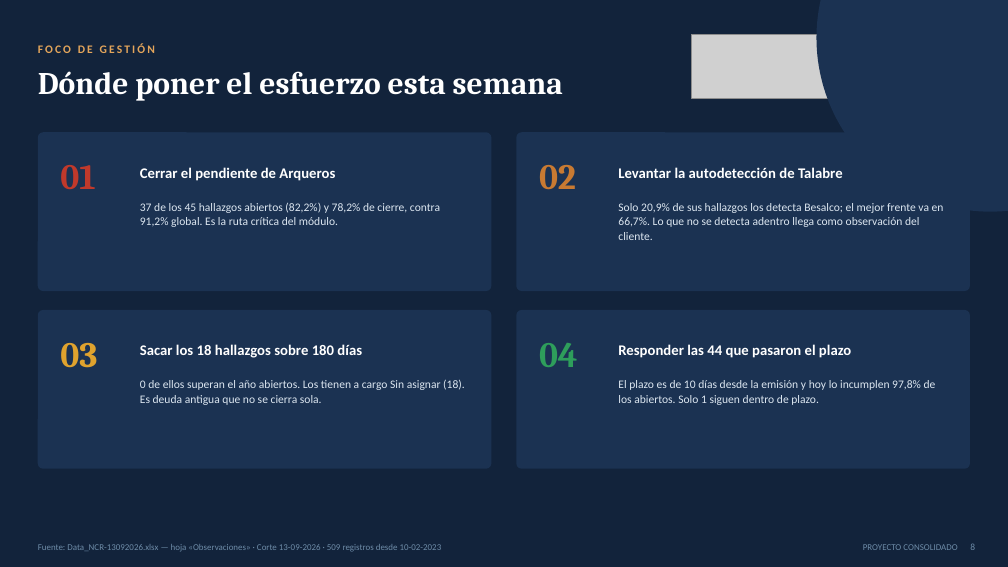
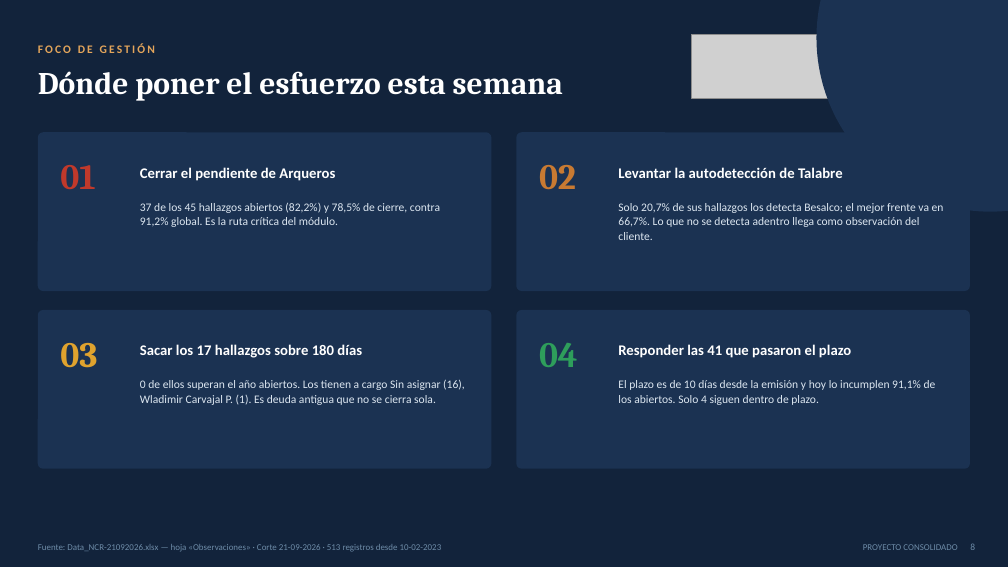
Before and after one commit to tdkvalex/Dashboard-HSEQ, a slide deck: slide 8 of modulo_nc/Panel_No_Conformidades.pptx. Drawn at 1008x567 pixels with LibreOffice and Linux fonts; fonts in the diff are those of the drawing; grey boxes stand for pictures. Boxes give left, top, right and bottom in pixels: in the first picture for what was removed or moved away, otherwise in the second. Text is boxed around its words. In the diff, an @@ line names an element or a change of style, - is before the commit and + after.

```diff
--- a/modulo_nc/Panel_No_Conformidades.pptx
+++ b/modulo_nc/Panel_No_Conformidades.pptx
@@ text at (140,203,440,227): text changed @@
-37 de los 45 hallazgos abiertos (82,2%) y 78,2% de cierre, contra 91,2% global. Es la ruta crítica del módulo.
+37 de los 45 hallazgos abiertos (82,2%) y 78,5% de cierre, contra 91,2% global. Es la ruta crítica del módulo.
@@ text at (618,203,944,240): text changed @@
-Solo 20,9% de sus hallazgos los detecta Besalco; el mejor frente va en 66,7%. Lo que no se detecta adentro llega como observación del cliente.
+Solo 20,7% de sus hallazgos los detecta Besalco; el mejor frente va en 66,7%. Lo que no se detecta adentro llega como observación del cliente.
@@ text at (140,344,362,358): text changed @@
-Sacar los 18 hallazgos sobre 180 días
+Sacar los 17 hallazgos sobre 180 días
@@ text at (618,344,851,358): text changed @@
-Responder las 44 que pasaron el plazo
+Responder las 41 que pasaron el plazo
@@ text at (140,380,465,405): text changed @@
-0 de ellos superan el año abiertos. Los tienen a cargo Sin asignar (18). Es deuda antigua que no se cierra sola.
+0 de ellos superan el año abiertos. Los tienen a cargo Sin asignar (16), Wladimir Carvajal P. (1). Es deuda antigua que no se cierra sola.
@@ text at (618,380,936,405): text changed @@
-El plazo es de 10 días desde la emisión y hoy lo incumplen 97,8% de los abiertos. Solo 1 siguen dentro de plazo.
+El plazo es de 10 días desde la emisión y hoy lo incumplen 91,1% de los abiertos. Solo 4 siguen dentro de plazo.
```
Also in this commit, not shown: 16 other slides changed, 11 other files.
